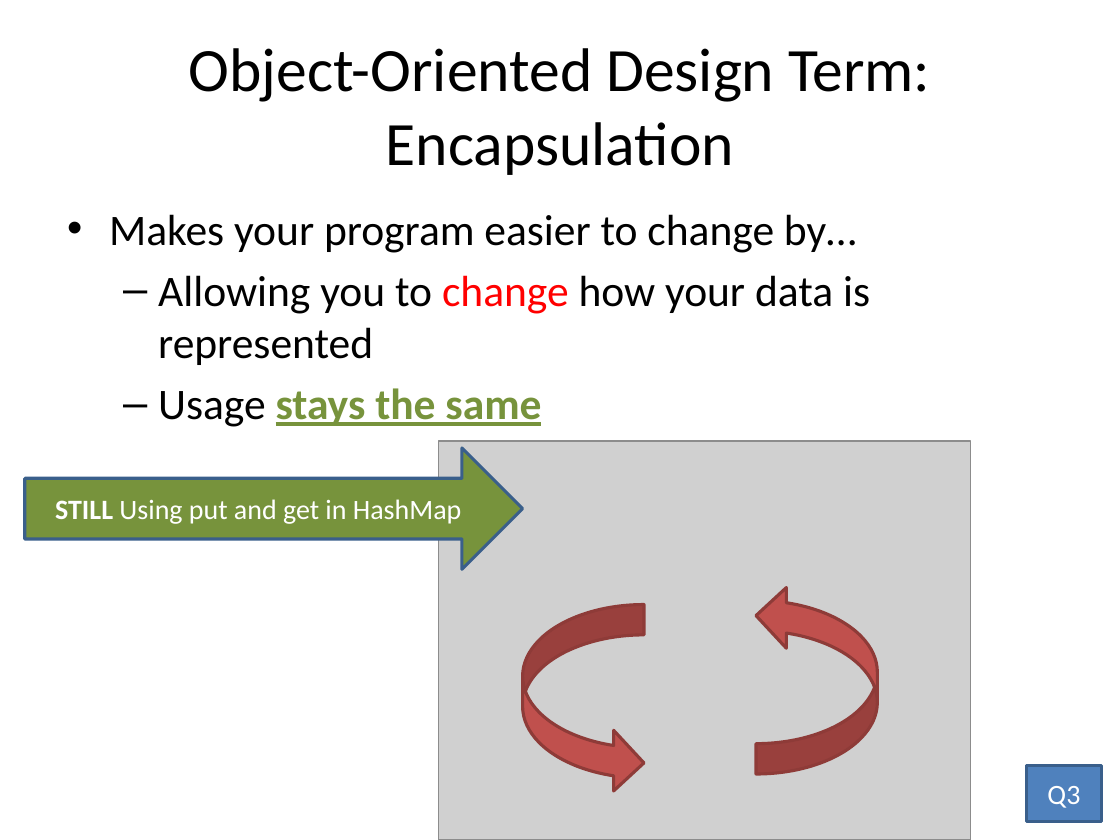
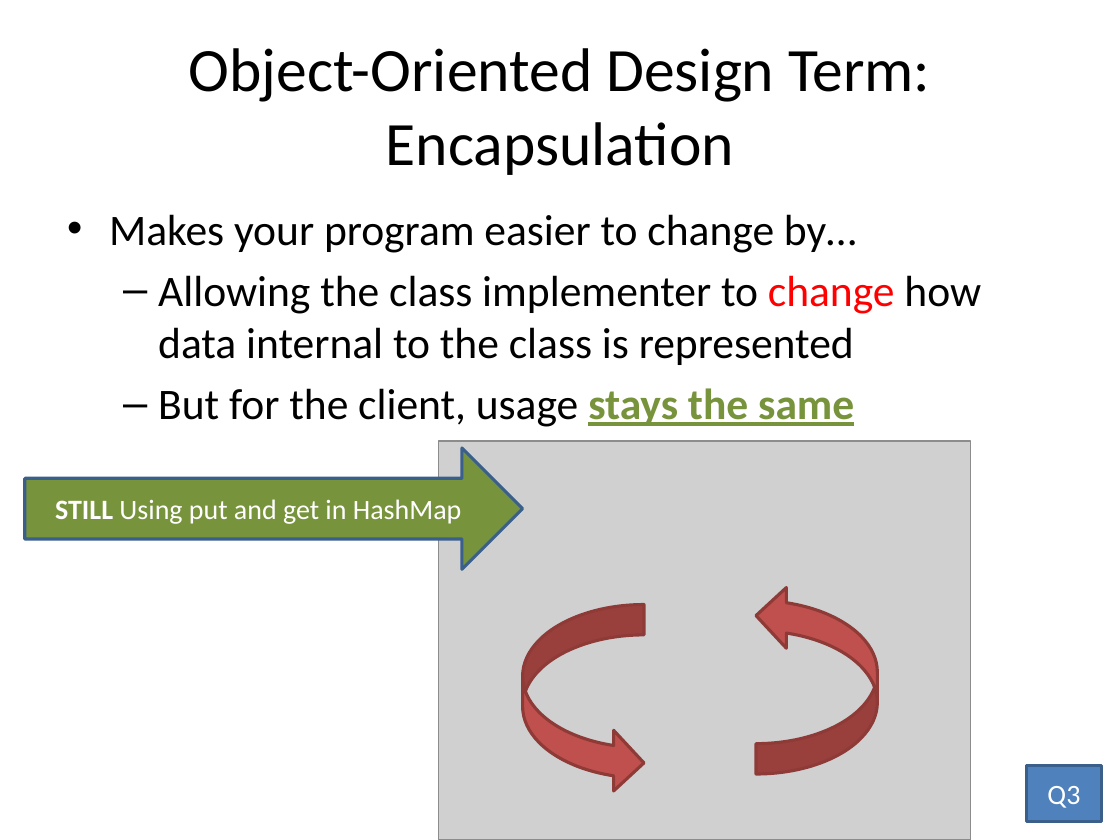
Before and after one commit to RHIT-CSSE/csse220, a slide deck: slide 38 of ClassMaterials/Encapsulation/Slides/Encapsulation.pptx (slide 37 before the commit). Drawn at 1120x840 pixels with LibreOffice and Linux fonts; fonts in the diff are those of the drawing; grey boxes stand for pictures. Boxes give left, top, right and bottom in pixels: in the first picture for what was removed or moved away, otherwise in the second. Text is boxed around its words. In the diff, an @@ line names an element or a change of style, - is before the commit and + after.

```diff
--- a/ClassMaterials/Encapsulation/Slides/Encapsulation.pptx
+++ b/ClassMaterials/Encapsulation/Slides/Encapsulation.pptx
@@ text at box(158, 275, 981, 427): text changed @@
-  – Allowing you to change how your data is represented
-  – Usage stays the same
+  – Allowing the class implementer to change how data internal to the class is represented
+  – But for the client, usage stays the same
```
Also in this commit, not shown: 18 other slides changed, 3 slides added, 3 slides removed.
